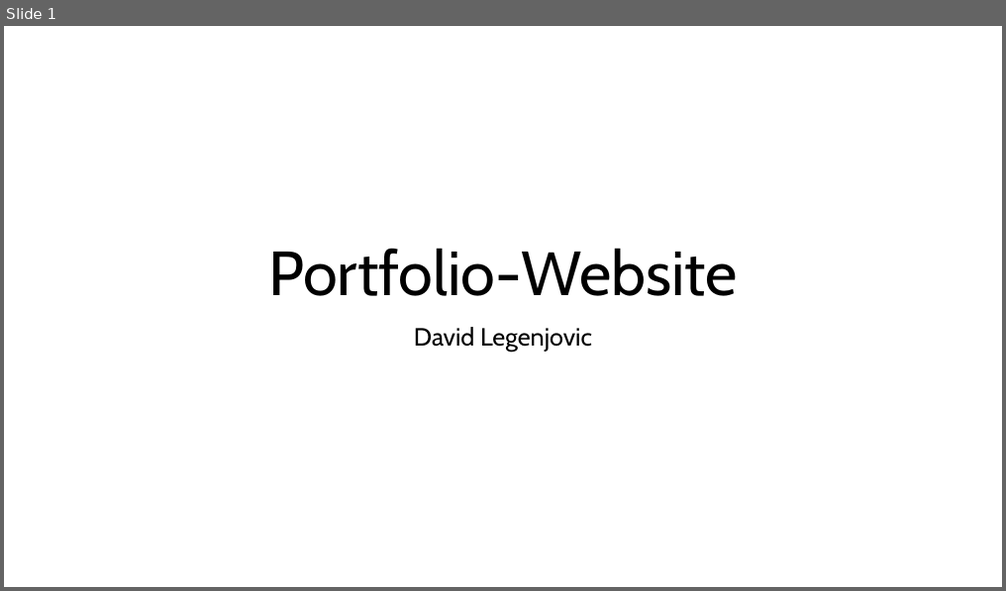
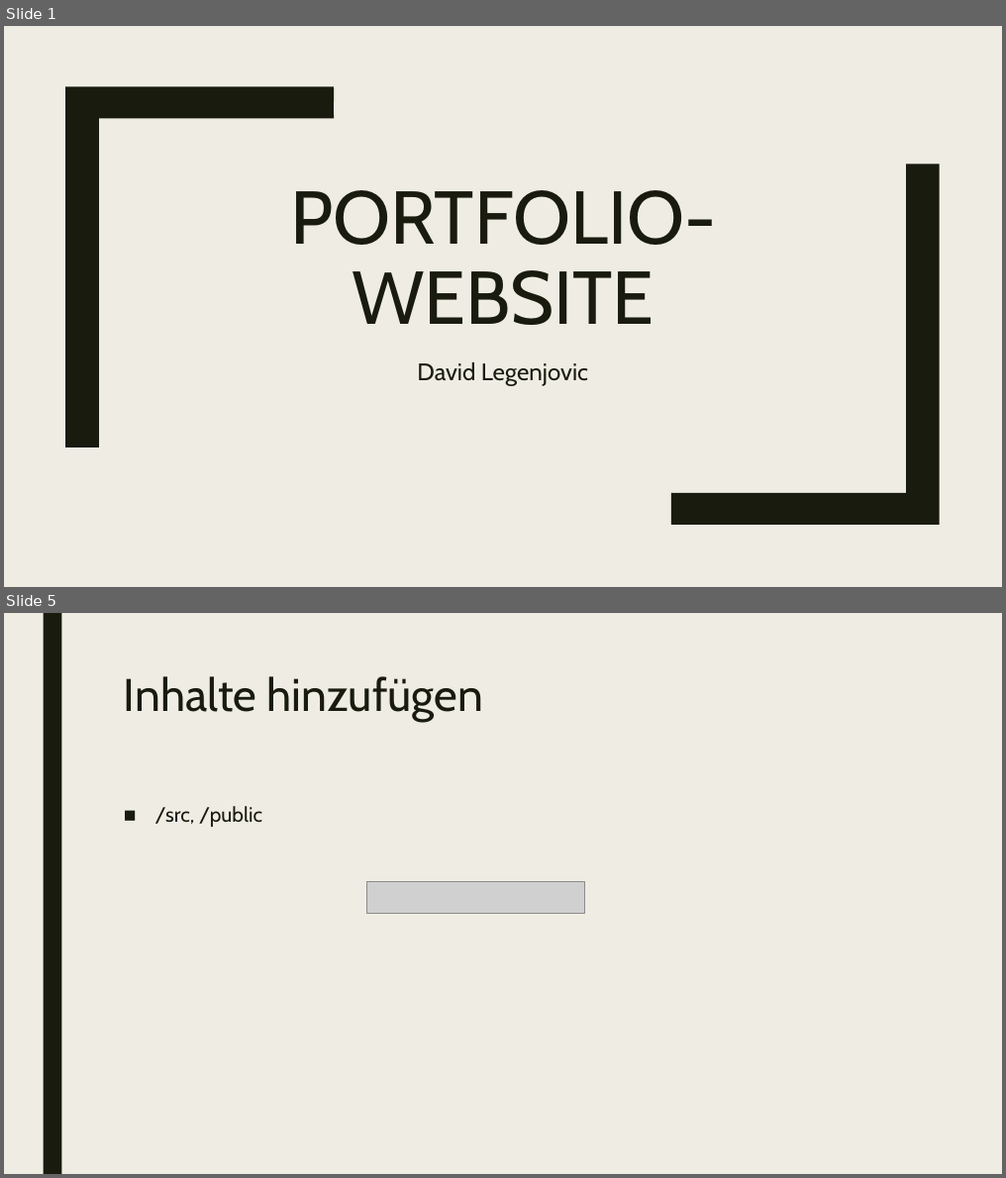
Before and after one commit to daveYQ/Portfolio, a slide deck: Praesentation.pptx. Shown one above the other, each under a label of ours: slide 1 before the commit, slides 1 and 5 after it; the slides between them are not shown. The pictures are 1006x591 and 1006x1178 pixels, drawn with LibreOffice and Linux fonts; fonts in the diff are those of the drawing; grey boxes stand for pictures. Boxes give left, top, right and bottom in pixels: in the first picture for what was removed or moved away, otherwise in the second. Text is boxed around its words. In the diff, an @@ line names an element or a change of style, - is before the commit and + after.

```diff
--- a/Praesentation.pptx
+++ b/Praesentation.pptx
@@ slide 5 added at <box>4,613,1002,1174</box>, background #EFEDE3 @@
@@ rectangle added at <box>43,613,61,1174</box>, fill #191B0E @@
@@ title added at <box>124,676,483,722</box>, 44 pt, text #191B0E @@
+Inhalte hinzufügen
@@ text added at <box>155,806,262,827</box>, 20 pt, text #191B0E @@
+■ /src, /public
@@ picture added at <box>366,881,585,913</box> @@
@@ slide 1 changed as well @@
@@ background #FFFFFF to #EFEDE3 @@
@@ freeform shape added at <box>65,86,334,448</box>, fill #191B0E @@
@@ freeform shape added at <box>672,164,940,525</box>, fill #191B0E @@
@@ title at <box>290,190,716,325</box>: text changed; size 60 to 72 pt; text colour #000000 to #191B0E @@
-Portfolio-Website
+PORTFOLIO-WEBSITE
@@ subtitle "David Legenjovic": place and size @@
-subtitle "David Legenjovic" at <box>414,327,592,352</box>
+subtitle "David Legenjovic" at <box>417,363,588,386</box>
@@ subtitle "David Legenjovic" at <box>417,363,588,386</box>: size 24 to 23 pt, text colour #000000 to #191B0E; line spacing 0.9 to 1.12; less space between paragraphs @@
```
Also in this commit, not shown: 4 other slides changed, 3 other slides added.
